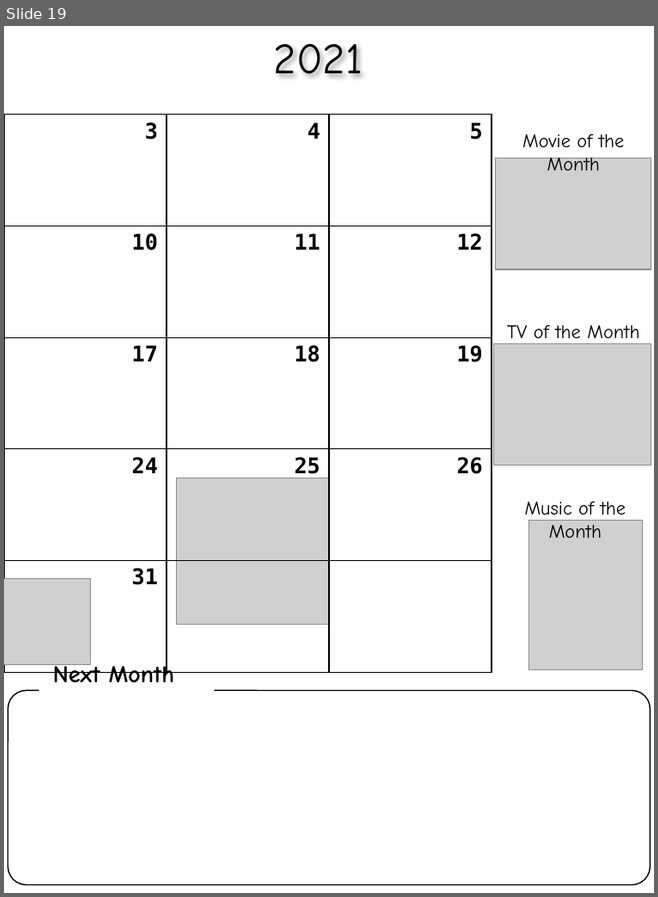
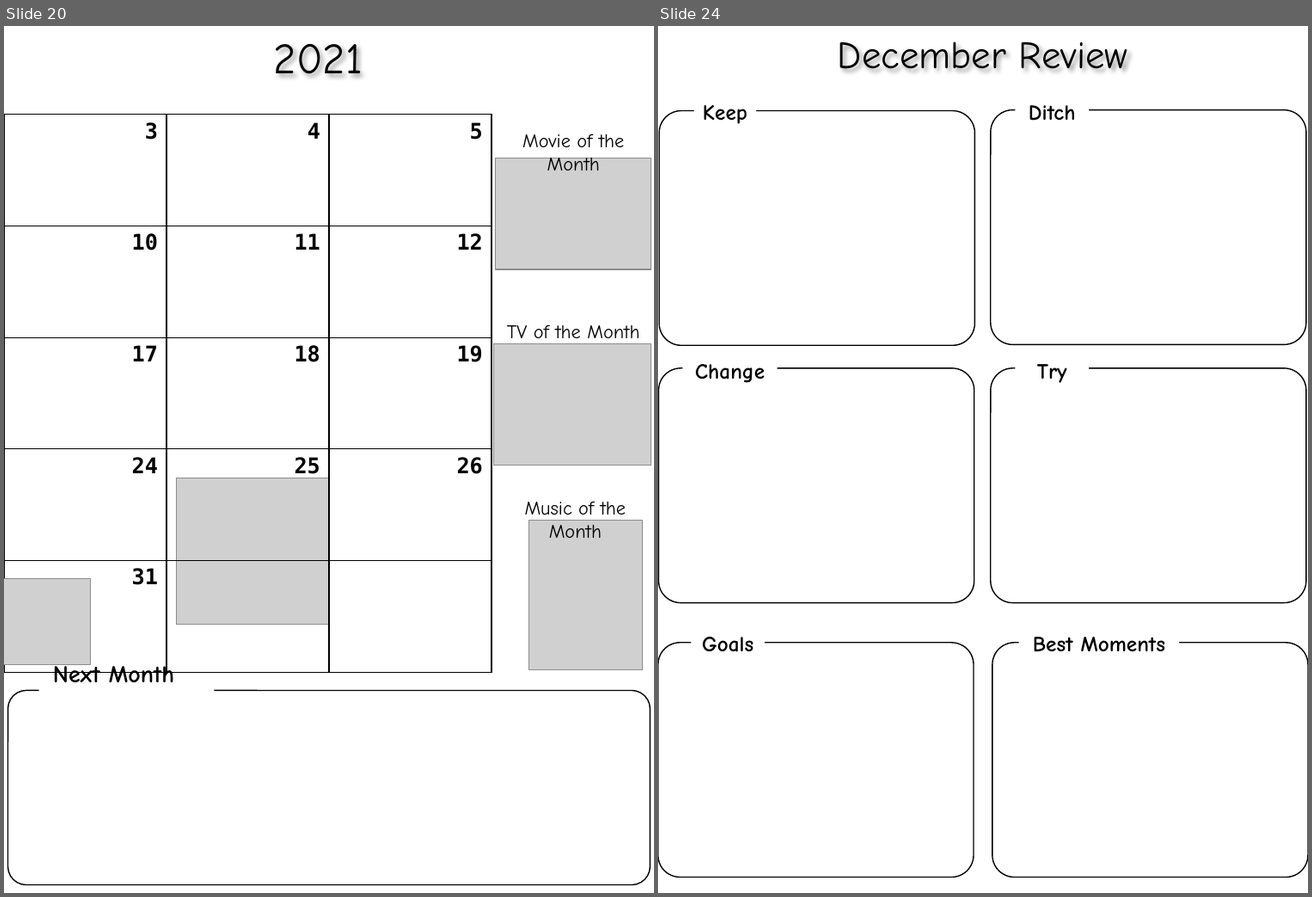
Before and after one commit to cds70409/cds70409.github.io, a slide deck: bujo_printouts.pptx. Shown side by side, each under a label of ours: slide 19 before the commit, slides 20 and 24 after it; the slides between them are not shown. The pictures are 658x897 and 1312x897 pixels, drawn with LibreOffice and Linux fonts; fonts in the diff are those of the drawing; grey boxes stand for pictures. Boxes give left, top, right and bottom in pixels: in the first picture for what was removed or moved away, otherwise in the second. Text is boxed around its words. In the diff, an @@ line names an element or a change of style, - is before the commit and + after.

Commit message:
11/29 december spreads

```diff
--- a/bujo_printouts.pptx
+++ b/bujo_printouts.pptx
@@ slide 24 added at (658,26,1308,893), background #FFFFFF @@
@@ text added at (838,41,1128,71), 32 pt, text #000000 @@
+December Review
@@ rounded rectangle added at (659,111,974,346), outline #000000 1 pt @@
@@ text added at (703,105,747,124), 18 pt, text #000000, bold @@
+Keep
@@ rounded rectangle added at (991,110,1306,345), outline #000000 1 pt @@
@@ text added at (1029,105,1076,121), 18 pt, text #000000, bold @@
+Ditch
@@ rounded rectangle added at (659,368,974,603), outline #000000 1 pt @@
@@ text added at (695,364,765,383), 18 pt, text #000000, bold @@
+Change
@@ rounded rectangle added at (991,368,1306,603), outline #000000 1 pt @@
@@ text added at (1037,364,1067,383), 18 pt, text #000000, bold @@
+Try
@@ rounded rectangle added at (658,643,974,877), outline #000000 1 pt @@
@@ text added at (702,637,753,652), 18 pt, text #000000, bold @@
+Goals
@@ rounded rectangle added at (993,643,1308,877), outline #000000 1 pt @@
@@ text added at (1033,637,1165,652), 18 pt, text #000000, bold @@
+Best Moments
@@ what was slide 19 is now slide 20 @@
```
Also in this commit, not shown: 1 slide changed, 5 other slides added, 1 slide removed.
